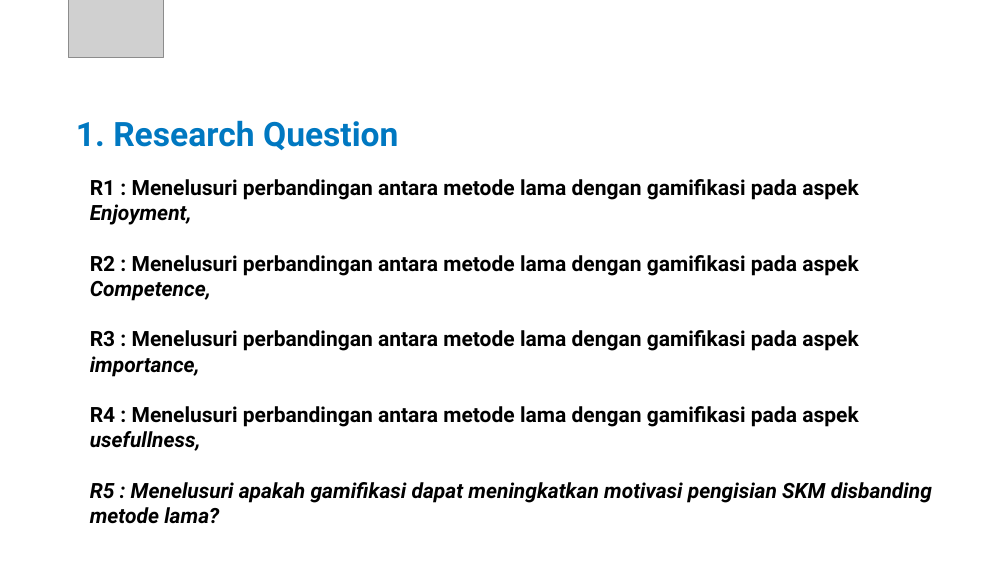
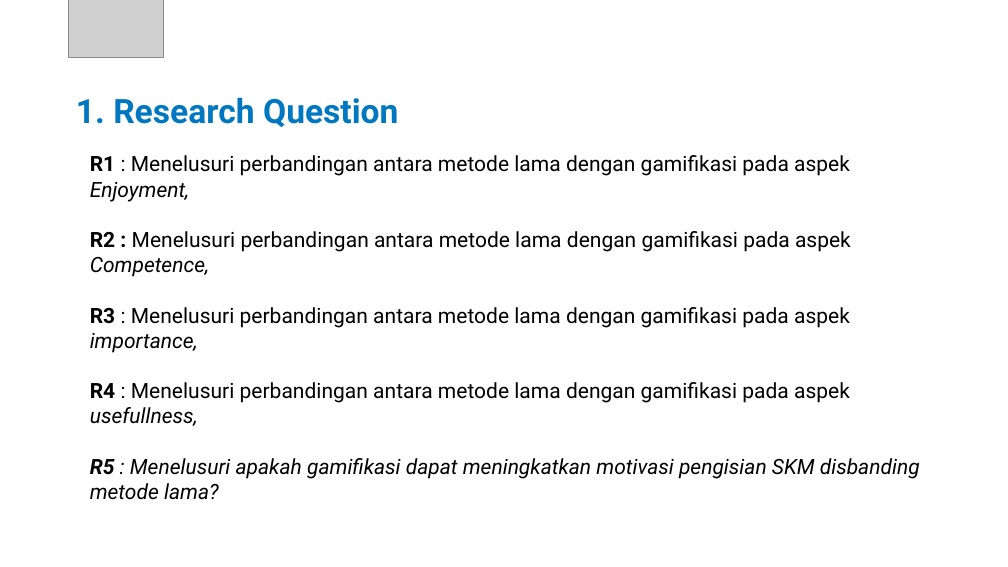
Before and after one commit to tdimk2023p/final-project-gzaber00, a slide deck: slide 4 of Laporan/6025222014_FP_Gamifikasi_SKM.pptx (slide 3 before the commit). Drawn at 1008x567 pixels with LibreOffice and Linux fonts; fonts in the diff are those of the drawing; grey boxes stand for pictures; background and template pictures are left out. Boxes give left, top, right and bottom in pixels: in the first picture for what was removed or moved away, otherwise in the second. Text is boxed around its words. In the diff, an @@ line names an element or a change of style, - is before the commit and + after.

```diff
--- a/Laporan/6025222014_FP_Gamifikasi_SKM.pptx
+++ b/Laporan/6025222014_FP_Gamifikasi_SKM.pptx
@@ text "1. Research Question": place and size @@
-text "1. Research Question" at [76, 120, 398, 150]
+text "1. Research Question" at [76, 97, 398, 127]
@@ text "R1 : Menelusuri perbandingan antara ...": place and size @@
-text "R1 : Menelusuri perbandingan antara ..." at [90, 179, 932, 524]
+text "R1 : Menelusuri perbandingan antara ..." at [90, 155, 920, 500]
@@ text "R1 : Menelusuri perbandingan antara ..." at [90, 155, 920, 500]: bold off @@
```
Also in this commit, not shown: 6 other slides changed, 2 slides added, 1 other file.
